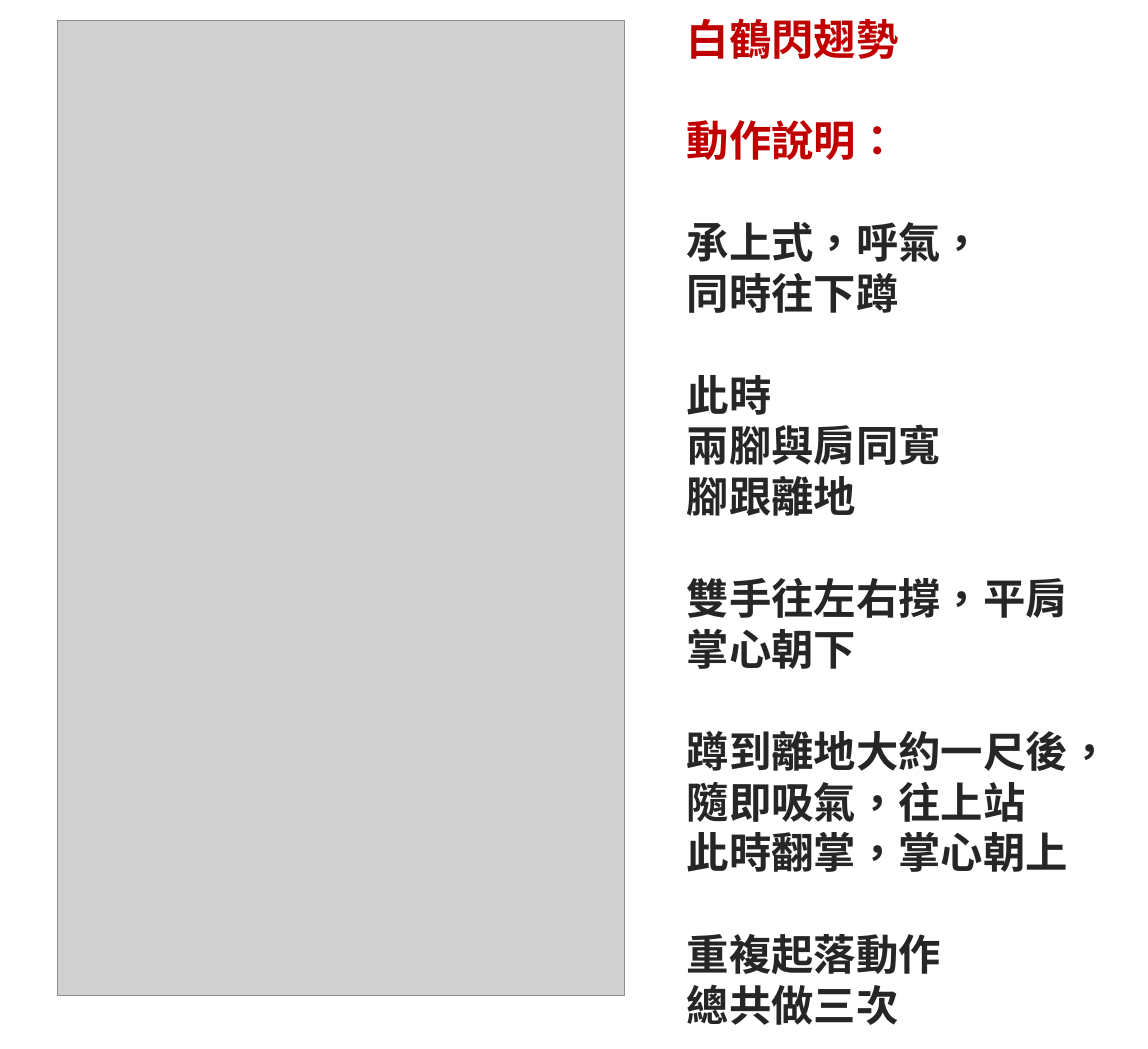
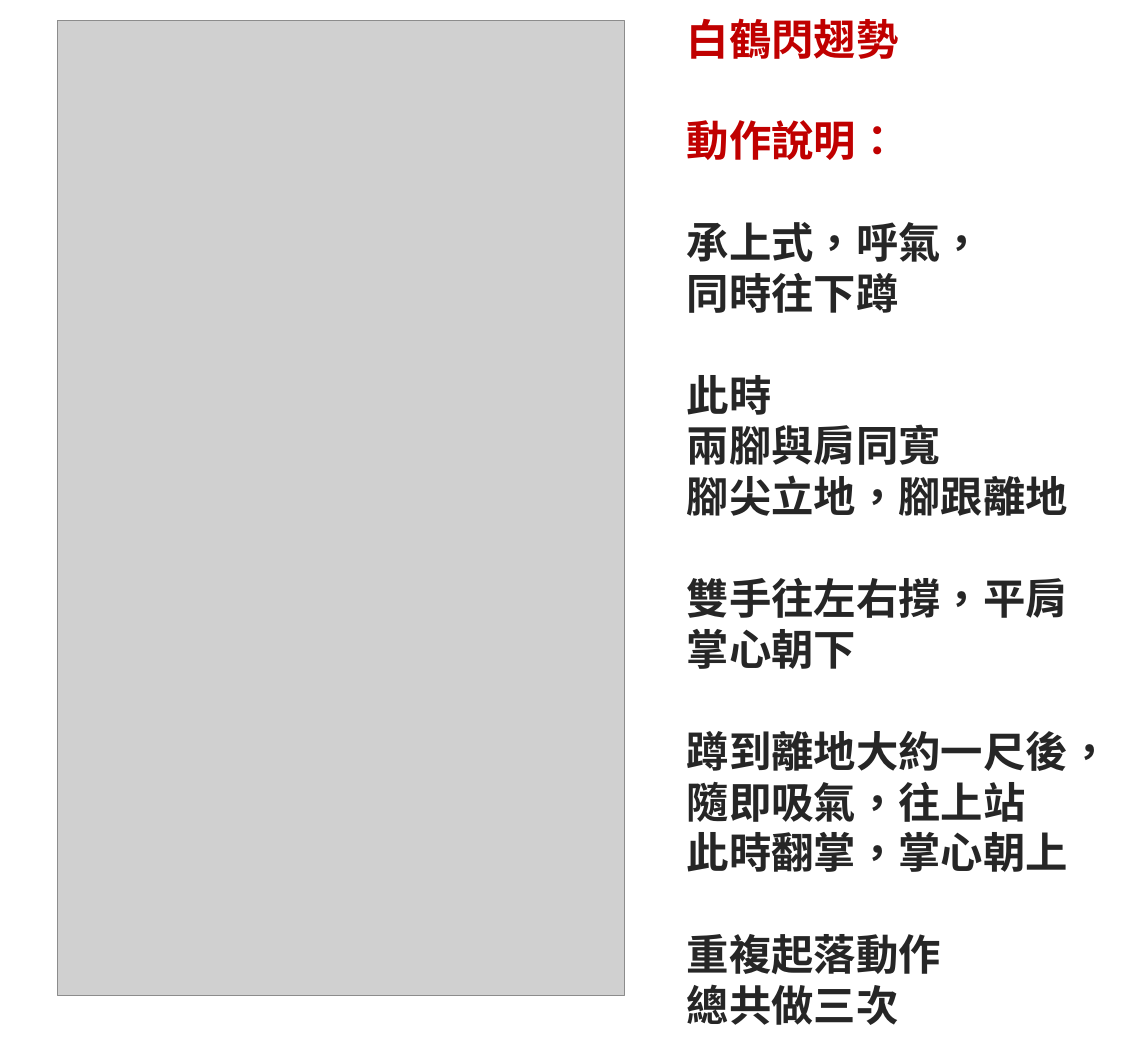
Before and after one commit to ganson888/Yi-Jin-Jing, a slide deck: slide 10 of 單一圖說檔案(含補充說明)/02_側身圖說(補充動作說明).pptx. Drawn at 1148x1049 pixels with LibreOffice and Linux fonts; fonts in the diff are those of the drawing; grey boxes stand for pictures. Boxes give left, top, right and bottom in pixels: in the first picture for what was removed or moved away, otherwise in the second. Text is boxed around its words. In the diff, an @@ line names an element or a change of style, - is before the commit and + after.

```diff
--- a/單一圖說檔案(含補充說明)/02_側身圖說(補充動作說明).pptx
+++ b/單一圖說檔案(含補充說明)/02_側身圖說(補充動作說明).pptx
@@ text at [687, 18, 1111, 1025]: font Calibri to Noto Sans CJK TC @@
@@ text at [687, 475, 1068, 516]: text changed; font Calibri to Noto Sans CJK TC @@
-腳跟離地
+腳尖立地，腳跟離地
```
Also in this commit, not shown: 8 other slides changed, 4 other files.
